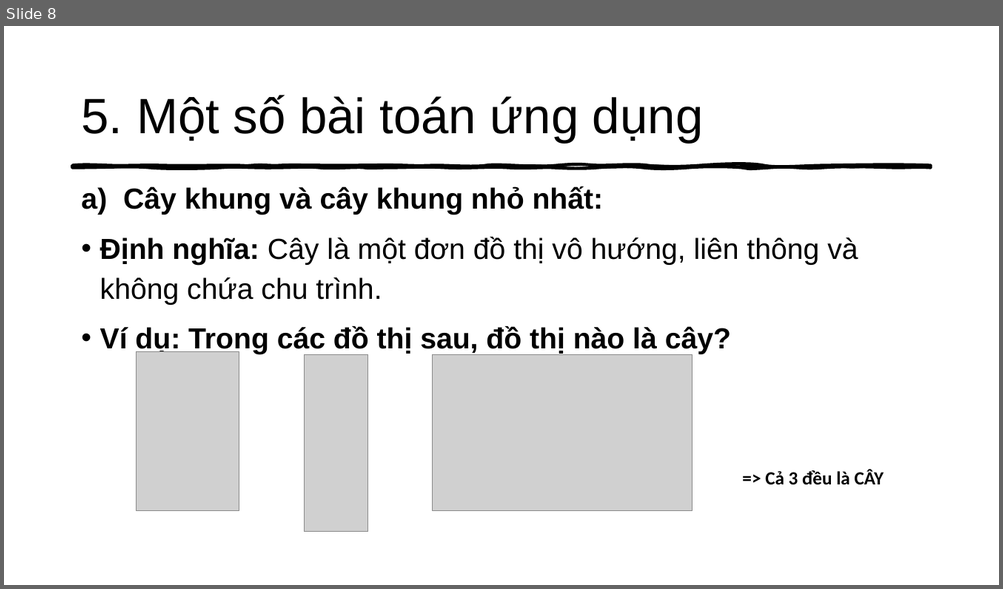
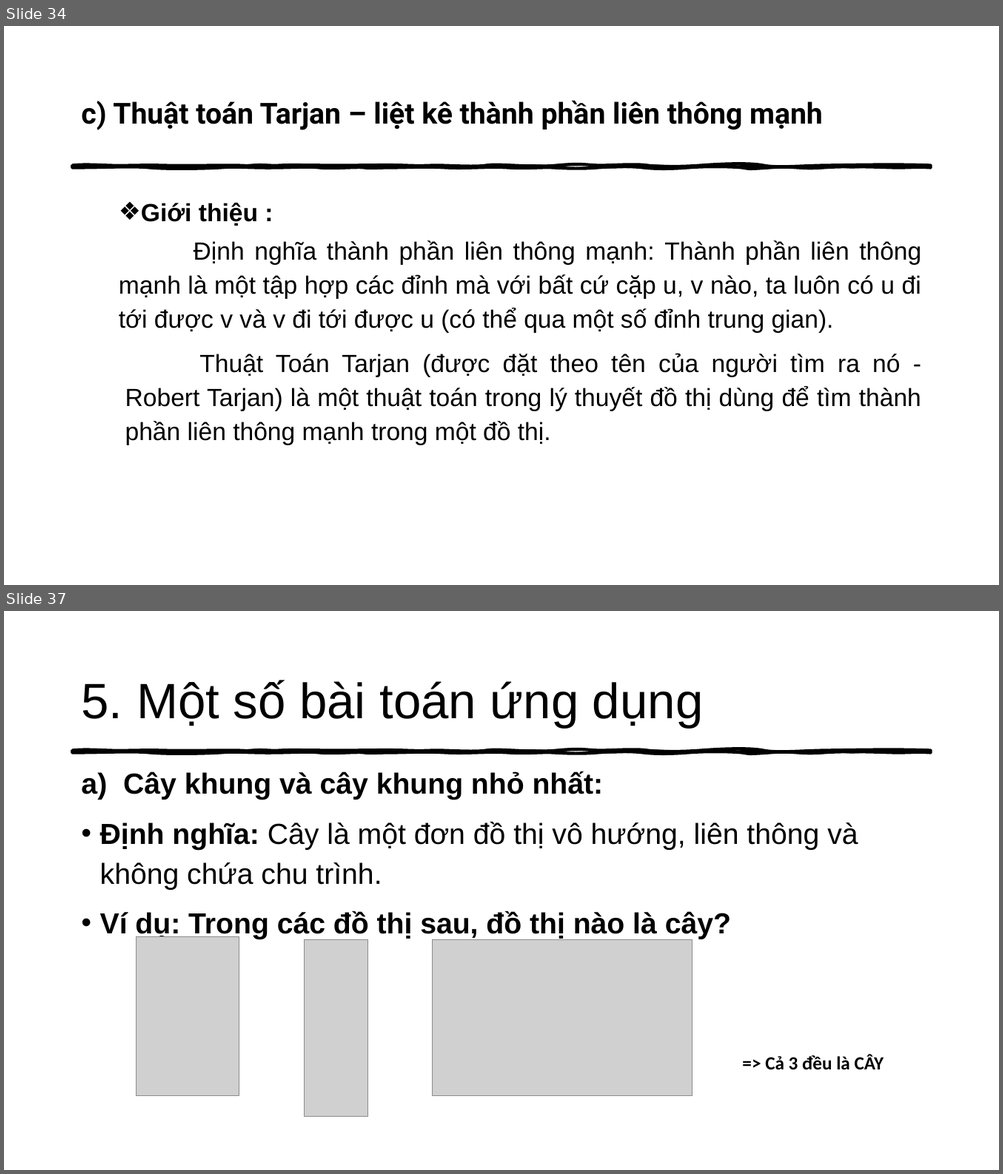
Before and after one commit to thathcmus/CTDL_GT, a slide deck: Cau_Truc_Du_Lieu_Do_Thi_Va_Ung_Dung.pptx. Shown one above the other, each under a label of ours: slide 8 before the commit, slides 34 and 37 after it; the slides between them are not shown. The pictures are 1003x589 and 1003x1174 pixels, drawn with LibreOffice and Linux fonts; fonts in the diff are those of the drawing; grey boxes stand for pictures. Boxes give left, top, right and bottom in pixels: in the first picture for what was removed or moved away, otherwise in the second. Text is boxed around its words. In the diff, an @@ line names an element or a change of style, - is before the commit and + after.

```diff
--- a/Cau_Truc_Du_Lieu_Do_Thi_Va_Ung_Dung.pptx
+++ b/Cau_Truc_Du_Lieu_Do_Thi_Va_Ung_Dung.pptx
@@ slide 34 added at box(4, 26, 999, 585), background #FFFFFF; not listed: 1 template element that a slide beside it also shows @@
@@ title added at box(81, 100, 822, 130), 28 pt, text #000000, bold @@
+c) Thuật toán Tarjan – liệt kê thành phần liên thông mạnh
@@ text added at box(119, 203, 921, 446), 24 pt, text #000000 @@
+  ❖ Giới thiệu :
+  Định nghĩa thành phần liên thông mạnh: Thành phần liên thông mạnh là một tập hợp các đỉnh mà với bất cứ cặp u, v nào, ta luôn có u đi tới được v và v đi tới được u (có thể qua một số đỉnh trung gian).
+Thuật Toán Tarjan (được đặt theo tên của người tìm ra nó - Robert Tarjan) là một thuật toán trong lý thuyết đồ thị dùng để tìm thành phần liên thông mạnh trong một đồ thị.
@@ what was slide 8 is now slide 37 @@
```
Also in this commit, not shown: 4 slides changed, 28 other slides added, 5 other files.
